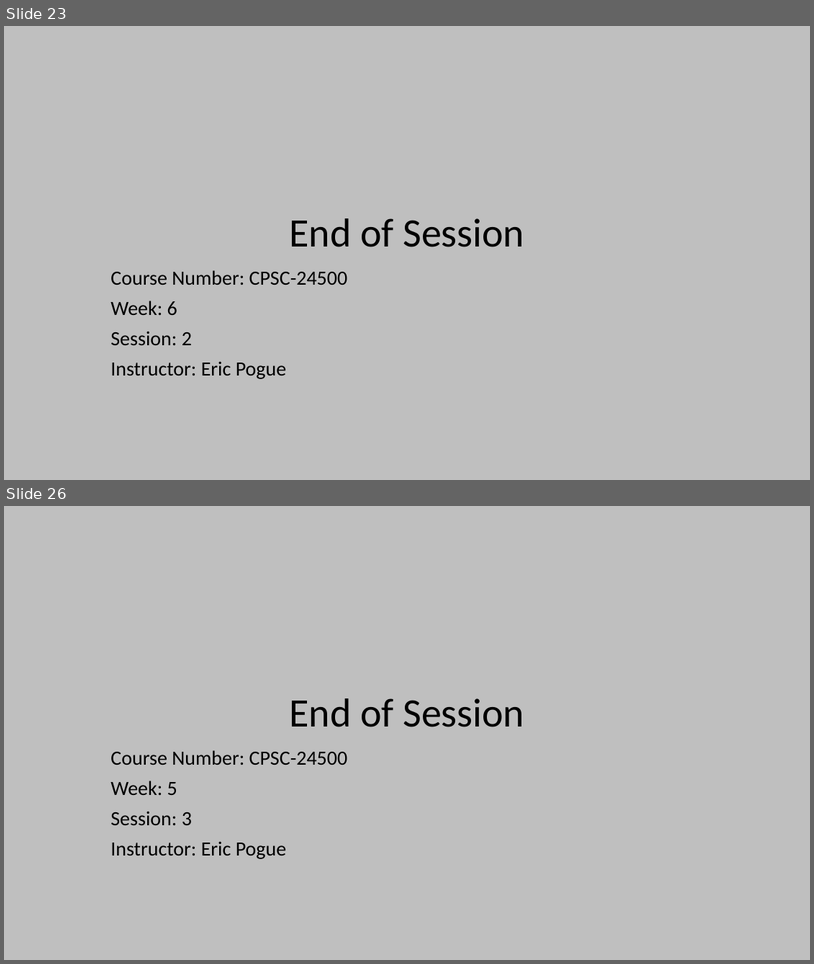
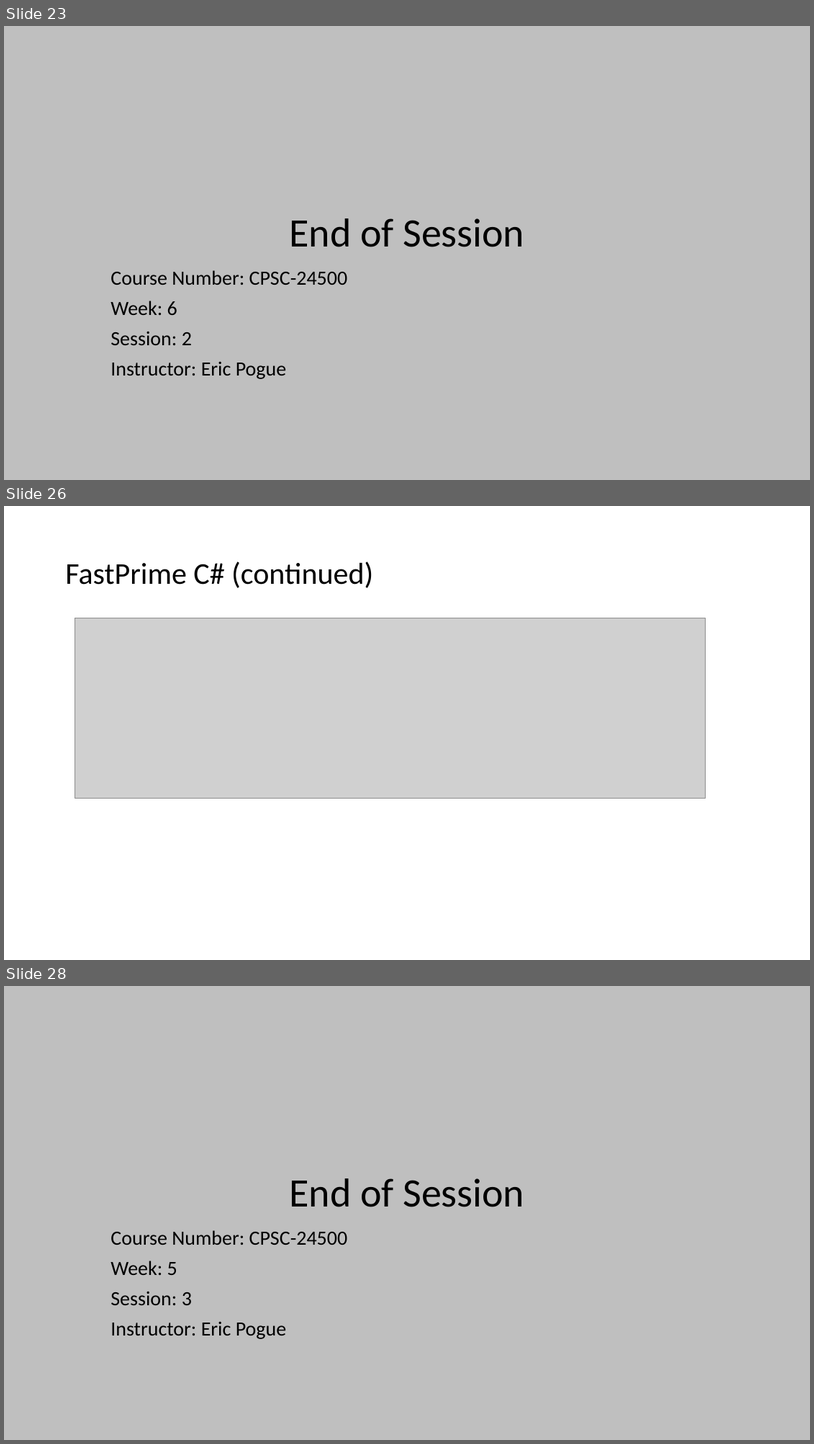
Before and after one commit to EricJPogue/www-epogue-info, a slide deck: CPSC-24500/Week06/2017SpringW06Slides.pptx. Shown one above the other, each under a label of ours: slides 23 and 26 before the commit, slides 23, 26 and 28 after it; the slides between them are not shown. The pictures are 814x964 and 814x1444 pixels, drawn with LibreOffice and Linux fonts; fonts in the diff are those of the drawing; grey boxes stand for pictures. Boxes give left, top, right and bottom in pixels: in the first picture for what was removed or moved away, otherwise in the second. Text is boxed around its words. In the diff, an @@ line names an element or a change of style, - is before the commit and + after.

```diff
--- a/CPSC-24500/Week06/2017SpringW06Slides.pptx
+++ b/CPSC-24500/Week06/2017SpringW06Slides.pptx
@@ slide 26 added at (x1=4, y1=506, x2=810, y2=960), background #FFFFFF @@
@@ title added at (x1=65, y1=561, x2=373, y2=588), 36 pt, text #000000 @@
+FastPrime C# (continued)
@@ picture added at (x1=75, y1=618, x2=706, y2=798) @@
@@ what was slide 26 is now slide 28 @@
```
Also in this commit, not shown: 2 slides changed, 2 other slides added, 1 slide removed, 4 other files.
